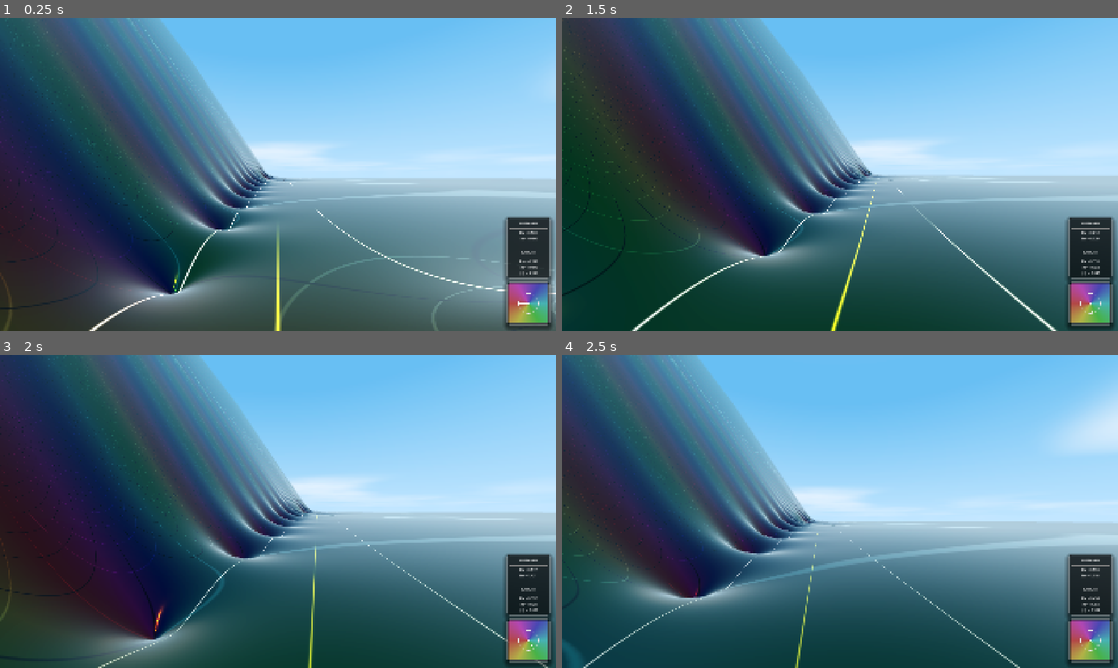
Above: before the commit, frames 1-4 (two rows, left to right).
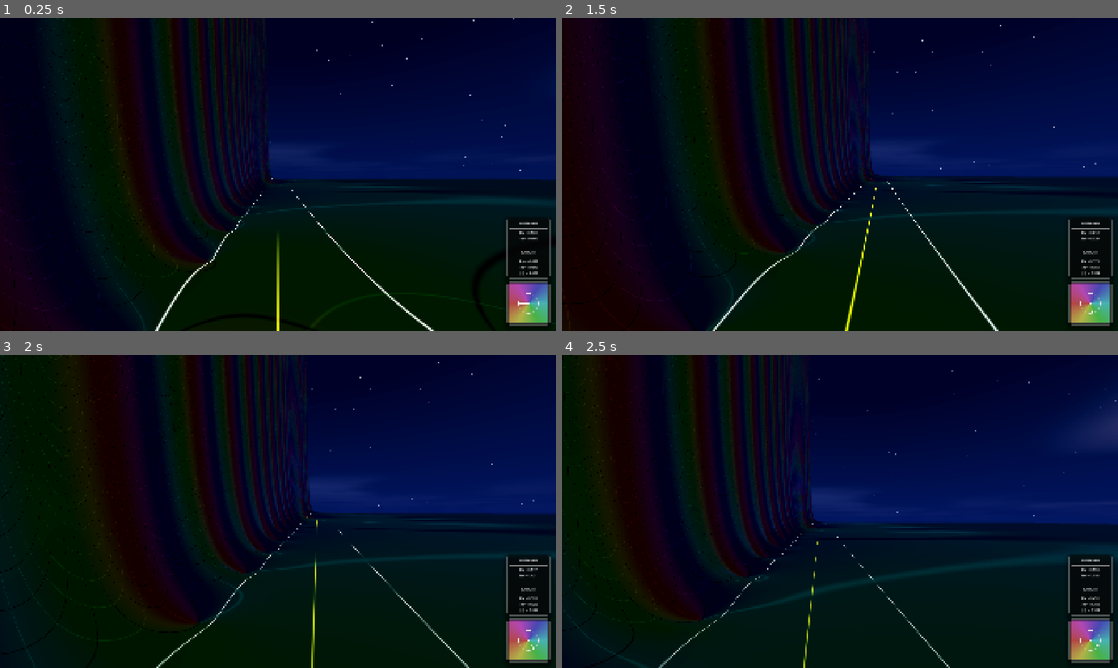
Above: after the commit, the same moments.

Repository: allanino/complex-functions-explorer
Game: Godot game, scene res://scenes/main.tscn
Two runs of this game, one before a commit and one after it. Both use one fixed random seed, a clock stepped at 60 frames per second and the inputs below.
Inputs (mouse positions are in pixels of both pictures, inside the frame that each line leads up to):
- Up to frame 1 (0.25 s): no input
- Up to frame 2 (1.5 s): tap Enter at 0.5 s; move the mouse to (867, 174) at 0.52 s; hold W (move_forward) from 0.53 s (still down); tap G at 0.6 s; tap Space at 0.77 s; move the mouse to (812, 174) at 1.27 s; tap N at 1.35 s
- Up to frame 3 (2 s): keep holding W (move_forward); tap Space at 1.52 s
- Up to frame 4 (2.5 s): keep holding W (move_forward); move the mouse to (851, 505) at 2.02 s; tap C at 2.1 s

The runs differ from the first frame. In frame 1, 99% of the frame differs, in the area x 0-100%, y 0-100%; in frame 2, 99%; in frame 3, 98%; in frame 4, 99%.

Commit message:
Update some defaults

Diff:
--- a/scripts/field.gd
+++ b/scripts/field.gd
@@ -1,29 +1,29 @@
 # Shared field and height functions for GDScript
 class_name Field
 
-static var iterations: int = 300
+static var iterations: int = 2200
 static var terrain_detail: int = 1
 static var antialiasing_mode: int = 1
 static var show_curves: bool = true
 static var show_critical_stripe: bool = true
 static var golden_hour: bool = false
-static var day_night_cycle: bool = false
+static var day_night_cycle: bool = true
 static var shadows_enabled: bool = false
 static var function_type: int = 0 # 0: Zeta, 1: Dedekind Eta, 2: Sin, 3: Cos, 4: Tan, 5: Exp, 6: Log, 7: Rational
-static var view_distance: int = 7
-static var height_type: int = 0 # 0: Log, 1: Abs
+static var view_distance: int = 8
+static var height_type: int = 1 # 0: Log, 1: Abs
 static var height_a: float = 3.0
 static var height_epsilon: float = 1.0
 static var movement_speed: float = 10.0
-static var speed_near_zeros: float = 100.0
+static var speed_near_zeros: float = 50.0
 static var zero_threshold: float = 0.5
-static var camera_height: float = 1.8
+static var camera_height: float = 3.5
 static var show_hud_complex: bool = true
 static var show_hud_navigation: bool = true
 static var show_hud_zeros: bool = true
 static var show_rvm: bool = true
-static var bg_music_volume: float = 100.0
-static var drone_volume: float = 100.0
+static var bg_music_volume: float = 50.0
+static var drone_volume: float = 80.0
 
 static var visited_zeros: Array[float] = []
 
